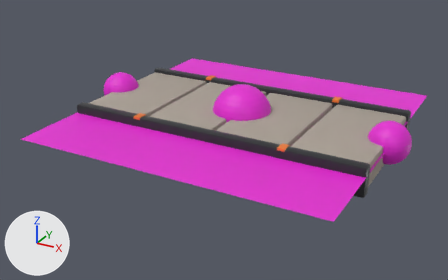
The glTF model res/models/placement/path/path_2.gltf: old version first, new version second.
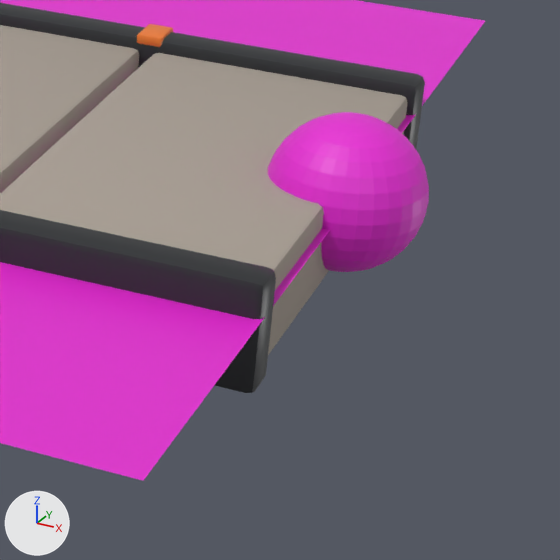
The first picture shows the older version from a camera (50 mm lens) standing at (1.76, -3.44, 1.52) and looking at (-0.07, -0.12, -0.15). The close-ups show the older and then the newer version on the part from 66% to 100% of the width and 32% to 87% of the height of that picture. Only the edits that show in the close-ups are written down. Every picture has the same lights, and +X, +Y and +Z are marked at lower left. Where no turn or scale is listed for an object, it has been applied to the vertices.

Names of what the first close-up shows: '%P%AnchorOut.001', '%P%Footprint', 'Path'.
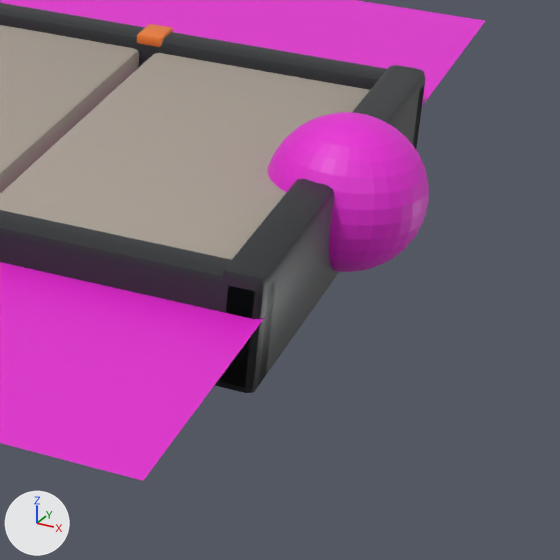
Changed parts and their boxes [x1, y1, x2, y2] in the close-ups (560 x 560 px):
'%V%AnchorOut.001-', added
    after: [219, 65, 425, 393]

Diff of the bpy script that builds the scene:
```diff
--- a/res/models/placement/path/path_2.gltf.py
+++ b/res/models/placement/path/path_2.gltf.py
@@ me_v_anchorout_001 @@
+me_v_anchorout_001.from_pydata(...)  # 112 vertices, 216 faces; spans x 0.929..1.001, y -0.49..0.49, z -0.13..0.075
+# faces by material slot: [108, 108]
+me_v_anchorout_001.materials.append(mat_frame_graphite)  # dark grey #35373a
+me_v_anchorout_001.materials.append(mat_accent_orange)  # orange #ed7c30
@@ ob_v_anchorout_001 @@
+ob_v_anchorout_001 = bpy.data.objects.new('%V%AnchorOut.001-', me_v_anchorout_001)
+ob_v_anchorout_001.location = (0.0, 0.0, 0.0)
```
